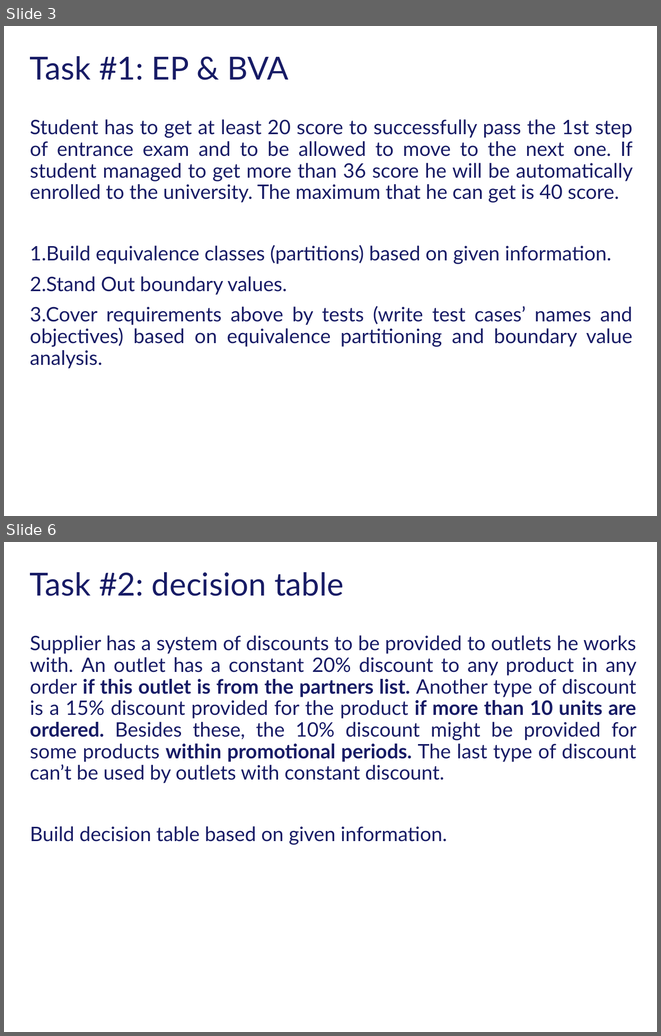
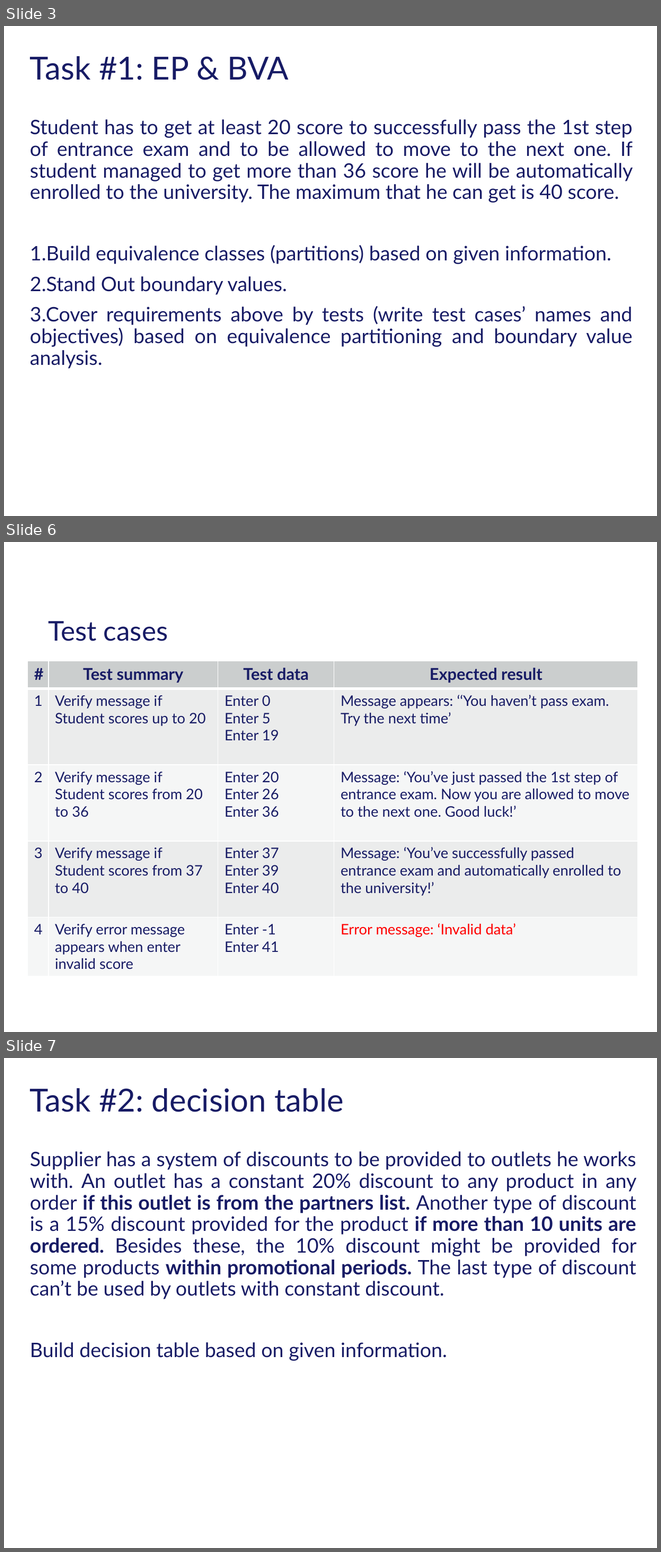
Before and after one commit to VikaSvyryd/HomeWorks, a slide deck: HW4 TDT.pptx. Shown one above the other, each under a label of ours: slides 3 and 6 before the commit, slides 3, 6 and 7 after it; the slides between them are not shown. The pictures are 661x1036 and 661x1552 pixels, drawn with LibreOffice and Linux fonts; fonts in the diff are those of the drawing; background and template pictures are left out. Boxes give left, top, right and bottom in pixels: in the first picture for what was removed or moved away, otherwise in the second. Text is boxed around its words. In the diff, an @@ line names an element or a change of style, - is before the commit and + after.

```diff
--- a/HW4 TDT.pptx
+++ b/HW4 TDT.pptx
@@ slide 6 added at bbox=[4, 542, 657, 1032], background #FFFFFF @@
@@ text added at bbox=[48, 621, 168, 641], 30 pt, text #171B65 @@
+Test cases
@@ table added at bbox=[27, 661, 638, 976], 5 rows, 4 columns @@
+# | Test summary | Test data | Expected result
+1 | Verify message if Student scores up to 20 | Enter 0 / Enter 5 / Enter 19 | Message appears: ‘‘You haven’t pass exam. Try the next time’
+2 | Verify message if Student scores from 20 to 36 | Enter 20 / Enter 26 / Enter 36 | Message: ‘You’ve just passed the 1st step of entrance exam. Now you are allowed to move to the next one. Good luck!’
+3 | Verify message if Student scores from 37 to 40 | Enter 37 / Enter 39 / Enter 40 | Message: ‘You’ve successfully passed entrance exam and automatically enrolled to the university!’
+4 | Verify error message appears when enter invalid score | Enter -1 / Enter 41 | Error message: ‘Invalid data’
@@ what was slide 6 is now slide 7 @@
```
Also in this commit, not shown: 4 slides changed, 11 other slides added, 1 slide removed.
